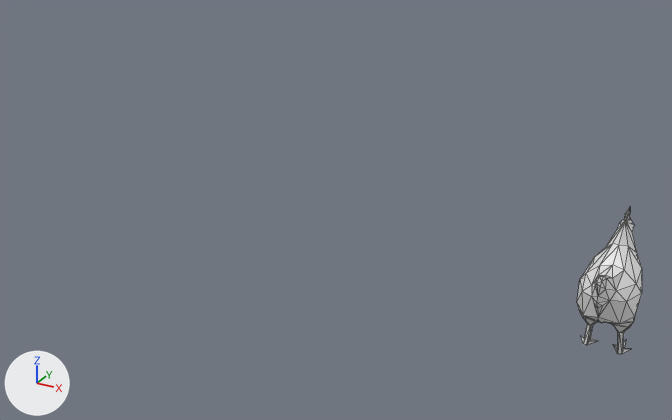
The FBX model FYPEcoVr/Assets/CreatedModels/chicken.fbx as it was, and as the next commit left it.
Rendered twice from a camera (50 mm lens) standing at (5.18, -5.45, 2.86) and looking at (2.17, 0.01, 0.14). Every picture has the same lights, and +X, +Y and +Z are marked at lower left. Mesh edges are drawn as thin lines.
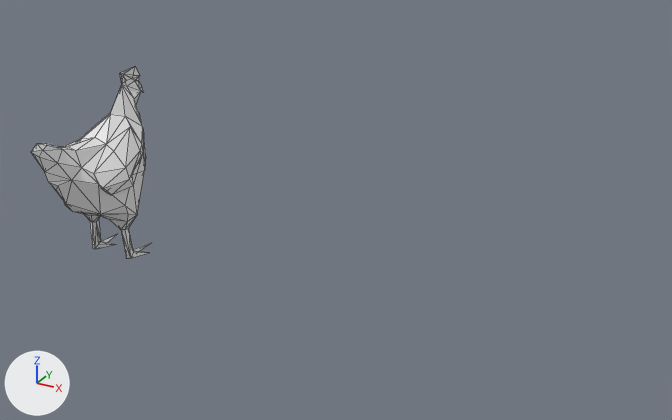
Location of each change, (x1, y1, x2, y2) in pixels of the pictures (672 x 420 px):
'Icosphere', reshaped, moved, rescaled (83% wider, 30% taller)
    before: (577, 207, 642, 354)
    after: (31, 67, 151, 258)
part 1 of me_chickenmesh, built on
    before: (577, 244, 642, 324)
    after: (72, 115, 143, 214)

Patch to the scene script:
```diff
--- a/FYPEcoVr/Assets/CreatedModels/chicken.fbx.py
+++ b/FYPEcoVr/Assets/CreatedModels/chicken.fbx.py
@@ me_chickenmesh @@
 # used by ob_icosphere; location = (4.183, -0.038, 0.005); rotation_euler = (0.0, 0.0, 1.571), in degrees (0, 0, 90); scale = (0.214, 0.214, 0.214)
-me_chickenmesh.from_pydata(...)  # 139 vertices, 276 faces; spans x -1.99..1.67, y -0.91..0.91, z -1.97..2.23
+me_chickenmesh.from_pydata(...)  # 163 vertices, 324 faces; spans x -1.99..1.67, y -0.99..0.99, z -1.97..2.23
+# me_chickenmesh part 1
+# 4 vertices are removed from x -0.74..-0.1, y -0.73..0.73, z 0.23..0.53
+# 21 faces are deleted
+# 28 vertices are added at x -0.84..0.59, y -0.99..0.99, z -0.08..1.1
+# 69 new faces join them
@@ ob_icosphere @@
 ob_icosphere = bpy.data.objects.new('Icosphere', me_chickenmesh)
-ob_icosphere.location = (4.183, -0.038, 0.005)
+ob_icosphere.location = (0.0, -0.065, 0.009)
 ob_icosphere.rotation_euler = (0.0, 0.0, 1.571)  # degrees (0, 0, 90)
-ob_icosphere.scale = (0.214, 0.214, 0.214)
+ob_icosphere.scale = (0.363, 0.363, 0.363)
```
